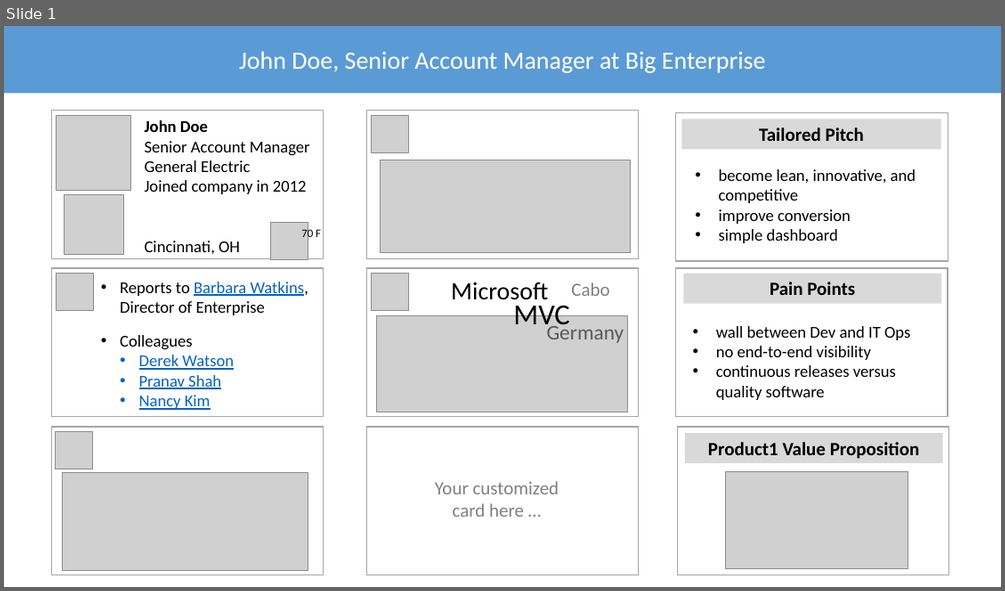
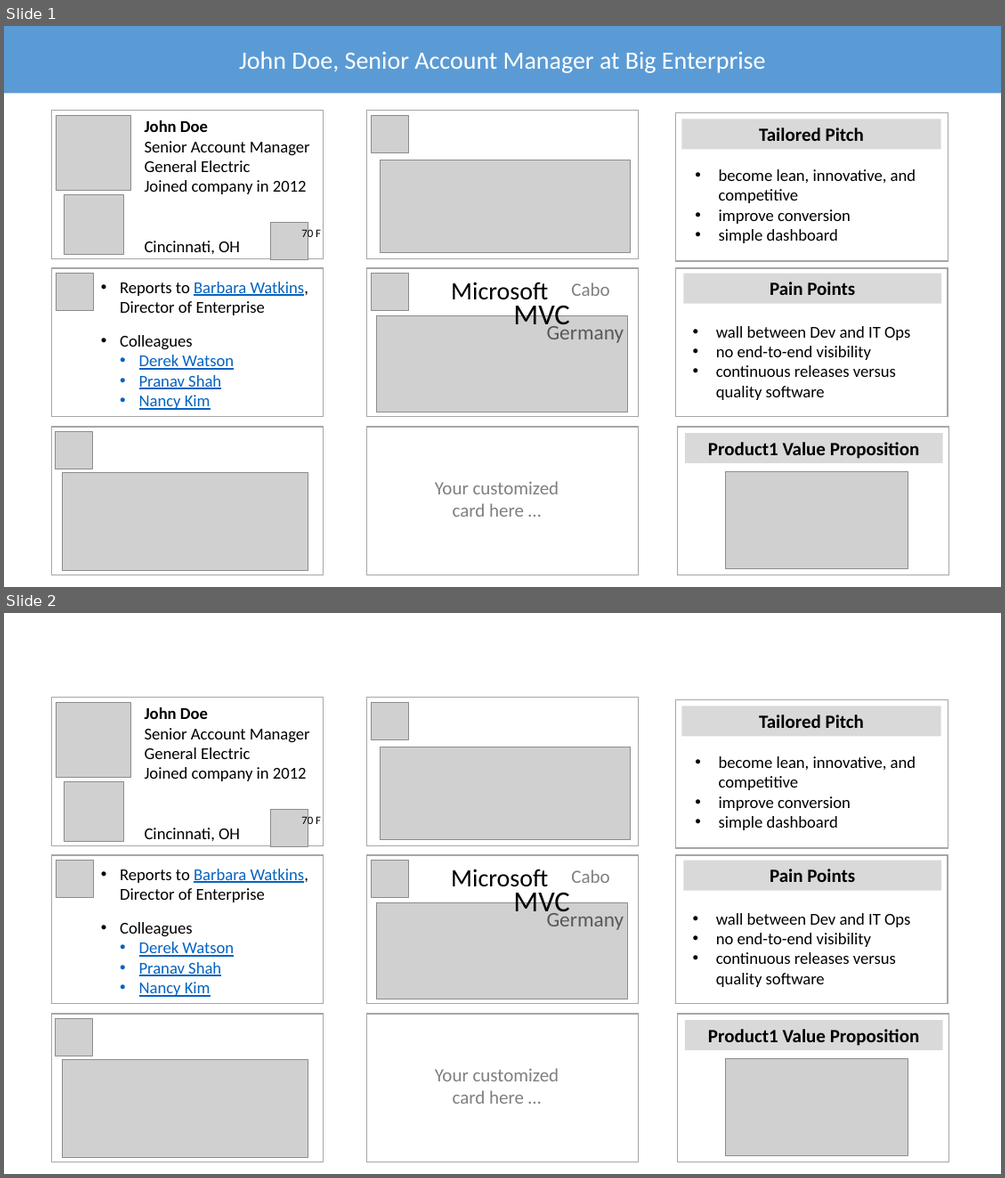
Before and after one commit to des3/now, a slide deck: data/mockups.pptx. Shown one above the other, each under a label of ours: slide 1 before the commit, slides 1 and 2 after it. The pictures are 1005x591 and 1005x1178 pixels, drawn with LibreOffice and Linux fonts; fonts in the diff are those of the drawing; grey boxes stand for pictures. Boxes give left, top, right and bottom in pixels: in the first picture for what was removed or moved away, otherwise in the second. Text is boxed around its words. In the diff, an @@ line names an element or a change of style, - is before the commit and + after.

```diff
--- a/data/mockups.pptx
+++ b/data/mockups.pptx
@@ slide 2 added at (x1=4, y1=613, x2=1001, y2=1174), background #FFFFFF @@
@@ rectangle added at (x1=51, y1=698, x2=323, y2=845), fill #FFFFFF, outline #A6A6A6 1 pt @@
@@ picture added at (x1=57, y1=702, x2=131, y2=777) @@
@@ text added at (x1=145, y1=707, x2=310, y2=841), 16 pt, text #000000 @@
+John Doe
+Senior Account Manager
+General Electric
+Joined company in 2012
+Cincinnati, OH
@@ rectangle added at (x1=367, y1=698, x2=638, y2=845), fill #FFFFFF, outline #A6A6A6 1 pt @@
@@ picture added at (x1=372, y1=702, x2=409, y2=739) @@
@@ rectangle added at (x1=676, y1=699, x2=947, y2=848), fill #FFFFFF, outline #A6A6A6 1 pt @@
@@ rectangle added at (x1=682, y1=706, x2=942, y2=736), fill #D9D9D9, 18 pt, text #000000, bold @@
+Tailored Pitch
@@ picture added at (x1=380, y1=747, x2=631, y2=840) @@
@@ text added at (x1=719, y1=756, x2=915, y2=830), 16 pt, text #000000 @@
+• become lean, innovative, and competitive
+• improve conversion
+• simple dashboard
@@ picture added at (x1=64, y1=781, x2=123, y2=841) @@
@@ picture added at (x1=271, y1=809, x2=308, y2=846) @@
@@ text added at (x1=301, y1=814, x2=321, y2=827), 11 pt, text #000000 @@
+70 F
@@ rectangle added at (x1=51, y1=855, x2=323, y2=1004), fill #FFFFFF, outline #A6A6A6 1 pt @@
@@ picture added at (x1=57, y1=860, x2=94, y2=898) @@
@@ text added at (x1=120, y1=868, x2=308, y2=997), 16 pt, text #0563C1, underline @@
+• Reports to Barbara Watkins, Director of Enterprise
+• Colleagues
+  • Derek Watson
+  • Pranav Shah
+  • Nancy Kim
@@ rectangle added at (x1=676, y1=855, x2=947, y2=1004), fill #FFFFFF, outline #A6A6A6 1 pt @@
@@ rectangle added at (x1=684, y1=860, x2=942, y2=891), fill #D9D9D9, 18 pt, text #000000, bold @@
+Pain Points
@@ group added at (x1=367, y1=855, x2=638, y2=1004): 4 texts, 2 pictures, 1 rectangle @@
+Microsoft
+MVC
+Cabo
+Germany
@@ text added at (x1=716, y1=913, x2=910, y2=987), 16 pt, text #000000 @@
+• wall between Dev and IT Ops
+• no end-to-end visibility
+• continuous releases versus quality software
@@ rectangle added at (x1=52, y1=1013, x2=324, y2=1162), fill #FFFFFF, outline #A6A6A6 1 pt @@
@@ picture added at (x1=55, y1=1018, x2=92, y2=1055) @@
@@ rectangle added at (x1=367, y1=1013, x2=638, y2=1162), fill #FFFFFF, outline #A6A6A6 1 pt @@
@@ ellipse added at (x1=390, y1=1037, x2=604, y2=1135), 18 pt, text #808080 @@
+Your customized card here …
@@ rectangle added at (x1=677, y1=1013, x2=948, y2=1162), fill #FFFFFF, outline #A6A6A6 1 pt @@
@@ rectangle added at (x1=685, y1=1020, x2=943, y2=1050), fill #D9D9D9, 18 pt, text #000000, bold @@
+Product1 Value Proposition
@@ picture added at (x1=63, y1=1060, x2=308, y2=1158) @@
@@ picture added at (x1=725, y1=1059, x2=908, y2=1156) @@
```
Also in this commit, not shown: 3 other files.
